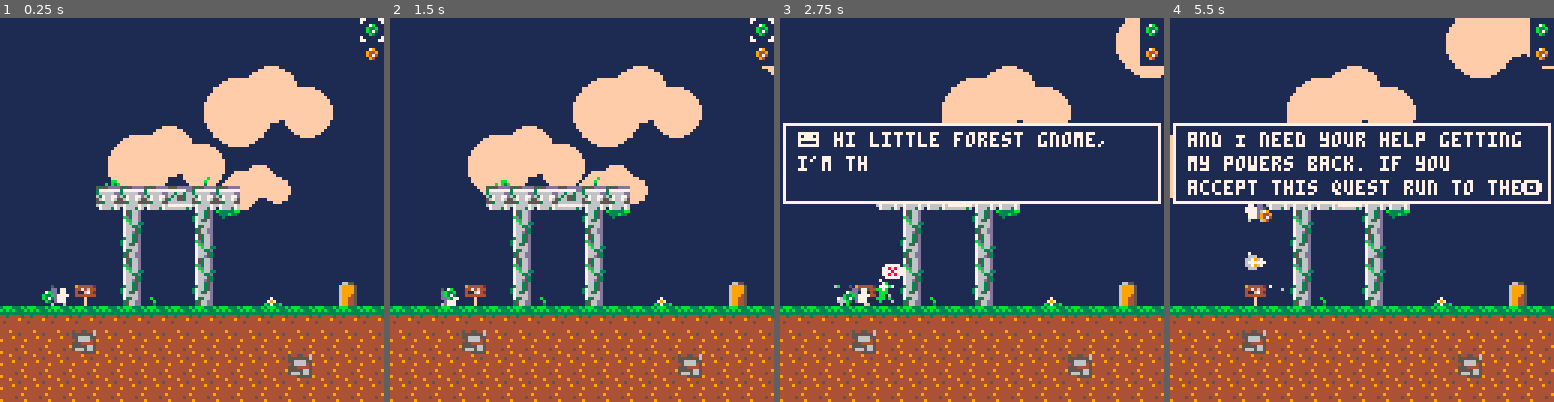
Above: before the commit, frames 1-4 (left to right).
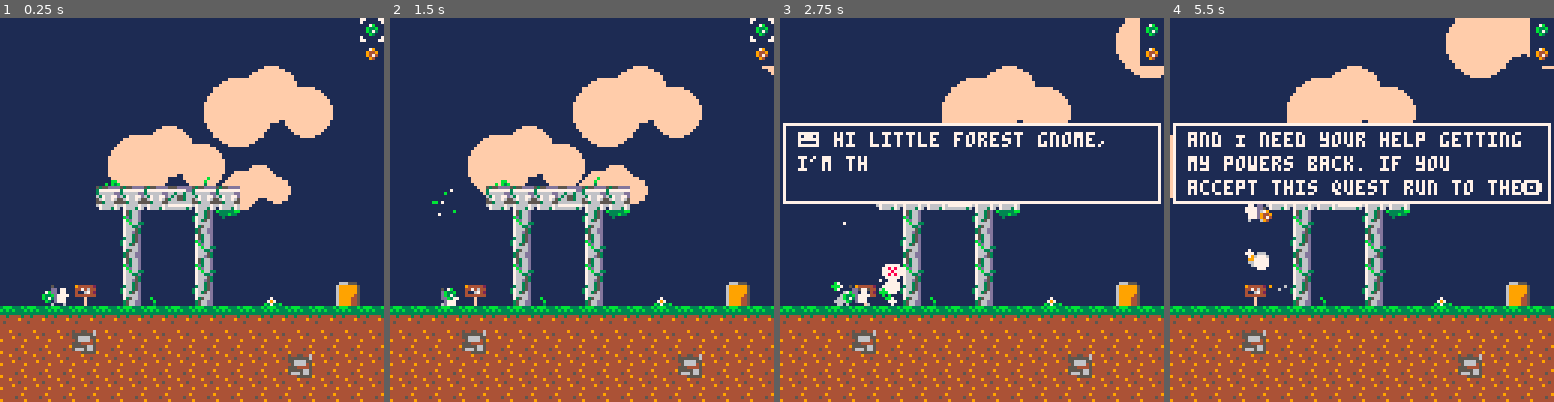
Above: after the commit, the same moments.

Repository: luhdriloh/ever_green
Game: PICO-8 cartridge ever_green.p8
Same seed, same stepped clock (60 frames per second), same inputs: the game is played once before the commit and once after it.
Inputs:
- Up to frame 1 (0.25 s): no input
- Up to frame 2 (1.5 s): tap X (X key) at 0.33, 1.07 s; tap O (Z key) at 0.7 s
- Up to frame 3 (2.75 s): hold Right 1.6-2.1 s; tap O (Z key) at 1.7, 2.1, 2.5 s; tap X (X key) at 1.85 s; hold Up 2.15-2.42 s; hold Right from 2.47 s (still down)
- Up to frame 4 (5.5 s): tap O (Z key) every 0.4 s from 2.9 to 5.3 s; tap X (X key) at 2.97, 4.08, 5.2 s; release Right at 3.03 s; hold Left 3.08-3.58 s; hold Down 3.63-3.97 s; hold Right 4.02-4.68 s; hold Up 4.73-5.03 s; hold Left from 5.08 s (still down)

The runs differ from the first frame. In frame 1, 0.2% of the frame differs, in the area x 87-94%, y 68-75%; in frame 2, 0.3%; in frame 3, 0.5%, in the area x 13-94%, y 53-75%; in frame 4, 0.5%.

Commit message:
add orb animations

Diff:
--- a/clone_orb.lua
+++ b/clone_orb.lua
@@ -1,4 +1,4 @@
-function clone_orb_init(x, y, platforms)
+function clone_orb_init(x, y, platforms, index)
   return {
     x = x * 8,
     y = y * 8,
@@ -6,9 +6,11 @@
     platforms = platforms,
     dy = 0,
     sp = 30,
+    step = 0,
     pointer_sp = 21,
     selected = false,
     placed = false,
+    index = index,
     clone_active = false,
     clone = plinit(),
 
@@ -21,11 +23,14 @@
       elseif not self.placed then
         self.placed = true
         self:set(o.x, o.y)
+        particle_manager:orb_highlights(self, orange)
       elseif self.placed then
         self.placed = false
         self.clone_active = true
         particle_manager:use_orb(self, orange, 1)
         self.clone:level_set(self.x, self.y, nil, self.platforms, true, true)
+        particle_manager:orb_highlights(self, green)
+        self.sp = orange_orb_animstate.idle.start
       end
     end,
 
@@ -36,6 +41,7 @@
 
     update = function(self)
       if self.placed then
+        update_frame(self, orange_orb_animstate.idle)
         apply_gravity_2(self)
       end
 
@@ -69,3 +75,12 @@
     end,
   }
 end
+
+orange_orb_animstate = {
+  idle = {
+    name = "idle",
+    start = 30,
+    last = 31,
+    per_frame = 10,
+  },
+}
--- a/ever_green.p8
+++ b/ever_green.p8
@@ -19,21 +19,21 @@
 #include clouds.lua
 #include grass.lua
 __gfx__
-00000000000000000000000000000000000000050000000000000000444449335355dddd555ddddd000000000066550000000000000000000000000011111111
-00000000000000050000000505775dd505775dd000000005000000054444449b37777777777777dd0944444206999950000000000000000000bbbb0011111111
-0000000005775dd005775dd001771dd001771dd005775dd005775dd04444443b366666dd663663660447464406999950000000000007b0000b77bbb011111111
-0000000001771dd001771dd007777dd007777dd001771dd001771dd0444444b36376677d6365536604116742069999500000000000b33b000b7733b011111111
-0000000007777dd007777dd000777d0000777d0007777dd007777dd044444333567667653665536604444444069994500000000000b373000bb333b011111111
-0000000000777d0000777d0006777d0000777d0600777d0000777d004444443355366655666666660000f0000699445000000000000b30000bb3373011111111
-0000000000767d0000677d00000000060600000000777d0600777d6044944b3367666676777777770000f00006994450000000000000000000bbb30011111111
-000000000000600000000060000000000000000006000000000600004444433317666376666666360000f0000699445000000000000000000000000011111111
+00000000000000000000000000000000000000050000000000000000444449335355dddd555ddddd000000000666555000000000000000000000000011111111
+00000000000000050000000505775dd505775dd000000005000000054444449b37777777777777dd094444426999999500000000000000000000000011111111
+0000000005775dd005775dd001771dd001771dd005775dd005775dd04444443b366666dd663663660447464469999995000000000007b0000000000011111111
+0000000001771dd001771dd007777dd007777dd001771dd001771dd0444444b36376677d6365536604116742699999950000000000b33b000007b00011111111
+0000000007777dd007777dd000777d0000777d0007777dd007777dd044444333567667653665536604444444699999450000000000b3730000b33b0011111111
+0000000000777d0000777d0006777d0000777d0600777d0000777d004444443355366655666666660000f0006999944500000000000b300000b3730011111111
+0000000000767d0000677d00000000060600000000777d0600777d6044944b3367666676777777770000f000699994450000000000000000000b300011111111
+000000000000600000000060000000000000000006000000000600004444433317666376666666360000f0006999944500000000000000000000000011111111
 000000000000000000000000050050000000000007777770075366d03334444456777765d6666667000000000000000000000000770000770000000000000000
-00000050000000000000000001771dd00000005000777700075366d033b44944651155565d666676000000000000000000000000700000070000000000999900
-01771dd0000000500000000007777dd501771dd0000770000bd366d03344444465dd515655dddd66007777700500000005099000000000000007900009779990
-01771dd001771dd00000000007777d6005775dd60000000007bd66d03334444461dd151655dddd66077878770029d0000029d000000000000094490009774490
-07777dd001771dd00000000500777d0007777dd000000000076b66333b4444446151151655dddd66077787770009900000000000000000000094740009944490
-00777d0007777dd057775ddd00777d0000777d0000000000076633d0b3444444615dd15655dddd66077878770000000000000000000000000009400009944740
-00777d0000777d0017771ddd0060006006777d060000000007666530b944444465551156511111d6007777700000000000000000700000070000000000999400
+00000050000000000000000001771dd00000005000777700075366d033b44944651155565d666676000000000000000000000000700000070000000000000000
+01771dd0000000500000000007777dd501771dd0000770000bd366d03344444465dd515655dddd66007777700500000005099000000000000007900000000000
+01771dd001771dd00000000007777d6005775dd60000000007bd66d03334444461dd151655dddd66077878770029d0000029d000000000000094490000079000
+07777dd001771dd00000000500777d0007777dd000000000076b66333b4444446151151655dddd66077787770009900000000000000000000094740000944900
+00777d0007777dd057775ddd00777d0000777d0000000000076633d0b3444444615dd15655dddd66077878770000000000000000000000000009400000947400
+00777d0000777d0017771ddd0060006006777d060000000007666530b944444465551156511111d6007777700000000000000000700000070000000000094000
 0060006000777d6077777d6d0000000000000000000000000766d5303394444416666661d111111d700000000000000000000000770000770000000000000000
 0000000000000000d6666665d6666665d6666665d6666665076635d00b3b33333bbb333b3bbb3330b33333bb00bb333000000000000000000000bb3333b30000
 000000000000000051171116511771165111711651171116036635d003b3b333b3b3b333b3b3bb300333b330b3b3b33300000000000000000bbbbbbbbbbbb300
@@ -84,7 +84,7 @@
 5999999d5997799d5999999d5997799d000000000000000044444544000000454544444445000000000000000000000000000000000000000000000000777700
 1555555d1555555d1555555d1555555d000000000000000044444544000045444444444444450000000000000000000000000000000000000000000000000000
 __gff__
-008080808080800101014006004002108080800080000101000100000000400202021b0b03130101010102010202020204441d0d0515200101020202020202021414141400100800000000000002020200000000001008101010000000000000000000000010101010100000000000001b1b1b1b000010101010000000000000
+008080808080800101014006004000108080800080000101000100000000400002021b0b03130101010102010202020204441d0d0515200101020202020202021414141400100800000000000002020200000000001008101010000000000000000000000010101010100000000000001b1b1b1b000010101010000000000000
 0000000000000000000000000000000000000000000000000000000000000000000000000000000000000000000000000000000000000000000000000000000000000000000000000000000000000000000000000000000000000000000000000000000000000000000000000000000000000000000000000000000000000000
 __map__
 0000000000000000000000000000000f0000000000000000000000000000000f0000000000000000000000000000000f0000000000000000000000000000000f0000000000000000000000000000000f0000000000000000000000000000000f0000000000000000000000000000000f3737373737373737373737373737370f
--- a/finish_door.lua
+++ b/finish_door.lua
@@ -11,6 +11,7 @@
     level_set = function(self, x, y)
       self.x = x * 8
       self.y = y * 8
+      -- particle_manager:set_door(self)
     end,
 
     update = function(self)
--- a/level_manager.lua
+++ b/level_manager.lua
@@ -105,15 +105,18 @@
       self.grass = {}
 
       local level_data = level_start_state[self.level]
+      local count = 1
 
       for i=1, level_data.teleport_orbs do
-        local new_orb = teleport_orb_init(0, 0, self.platforms)
+        local new_orb = teleport_orb_init(0, 0, self.platforms, count)
+        count += 1
         add(self.orbs, new_orb)
       end
 
       local players = { self.player }
       for i=1, level_data.clone_orbs do
-        local new_orb = clone_orb_init(0, 0, self.platforms)
+        local new_orb = clone_orb_init(0, 0, self.platforms, count)
+        count += 1
         add(players, new_orb.clone)
         add(self.orbs, new_orb)
       end
--- a/particle_manager.lua
+++ b/particle_manager.lua
@@ -3,28 +3,39 @@
     land_emitters = {},
     star_emitters = {},
     orb_emitters = {},
+    orb_highlight_emitters = {},
+    door_emitters = {},
+    door = nil,
 
     init = function(self)
       self:create_orb_emitters()
+      self:create_orb_highlight_emitters()
+      -- self:create_door_emitters()
     end,
 
     update = function(self)
       -- update time for ps particle library
       update_time()
       for e in all(self.land_emitters) do
-
         ps_set_pos(e.emitter, e.player.x+4, e.player.y+7)
         e.emitter.update(e.emitter, delta_time)
       end
 
+      for e in all(self.door_emitters) do
+        e.update(e, delta_time)
+      end
+
       foreach(self.star_emitters, function(obj) obj.update(obj, delta_time) end)
       foreach(self.orb_emitters, function(obj) obj.update(obj, delta_time) end)
+      foreach(self.orb_highlight_emitters, function(obj) obj.update(obj, delta_time) end)
     end,
 
     draw = function(self)
       foreach(self.land_emitters, function(obj) obj.emitter:draw() end)
       foreach(self.orb_emitters , function(obj) obj:draw() end)
       foreach(self.star_emitters, function(obj) obj:draw() end)
+      foreach(self.orb_highlight_emitters, function(obj) obj:draw() end)
+      foreach(self.door_emitters, function(obj) obj:draw() end)
     end,
 
     -- set up emitter for when the player lands
@@ -50,6 +61,27 @@
       ps_set_colours(emitter, {7, 6, color})
       ps_set_pos(emitter, o.x+4, o.y+4)
       emitter.start_emit(emitter)
+    end,
+
+    orb_highlights = function(self, orb, color)
+      local emitter = self.orb_highlight_emitters[orb.index]
+
+      ps_set_pos(emitter, orb.x+4, orb.y+4)
+      ps_set_colours(emitter, {7, color})
+
+      if orb.placed then
+        emitter.start_emit(emitter)
+      else
+        emitter.stop_emit(emitter)
+      end
+    end,
+
+    set_door = function(self, o)
+      self.door = o
+      for emitter in all(self.door_emitters) do
+        ps_set_pos(emitter, o.x+4, o.y+3)
+        emitter.start_emit(emitter)
+      end
     end,
 
     stars = function(self)
@@ -79,11 +111,30 @@
       add(self.star_emitters, back)
     end,
 
-    orb_highlights = function(self, orb)
-
+    create_orb_highlight_emitters = function(self)
+      local center = emitter.create(64, 64, .6, 0)
+      ps_set_size(center, 0)
+      ps_set_colours(center, {7, 12})
+      ps_set_rnd_colour(center, true)
+      ps_set_life(center, .4)
+      ps_set_speed(center, 60, -40)
+      center.stop_emit(center)
+      add(self.orb_highlight_emitters, center)
+      local two = center.clone(center)
+      two.stop_emit(two)
+      add(self.orb_highlight_emitters, two)
     end,
 
-    orb_use = function(self, orb)
+    create_door_emitters = function(self)
+      local spinner = emitter.create(64, 84, .4, 0)
+      ps_set_life(spinner, .7)
+      ps_set_speed(spinner, 10)
+      ps_set_colours(spinner, {6, 7, 9})
+      ps_set_size(spinner, 1, 0, 2, 1)
+      ps_set_angle(spinner, 0, 360)
+      ps_set_rnd_colour(spinner, true)
+      ps_set_gravity(spinner, true)
+      add(self.door_emitters, spinner)
     end,
 
     create_orb_emitters = function(self, o)
@@ -113,6 +164,5 @@
       ps_set_burst(land_emitter, true, 20)
       add(self.land_emitters, {player=player, emitter=land_emitter})
     end,
-
   }
 end
--- a/player.lua
+++ b/player.lua
@@ -72,6 +72,9 @@
         self.dy = jump_speed
         self.grounded = false
       end
+
+      -- Check if we've gotten nerfed
+      local hit = check_collision(self, solid_flag)
 
       -- === X PASS ===
       local old_x = self.x
--- a/teleport_orb.lua
+++ b/teleport_orb.lua
@@ -1,4 +1,4 @@
-function teleport_orb_init(x, y, platforms)
+function teleport_orb_init(x, y, platforms, index)
   return {
     x = x * 8,
     y = y * 8,
@@ -6,9 +6,11 @@
     platforms = platforms,
     dy = 0,
     sp = 13,
+    step = 0,
     pointer_sp = 21,
     selected = false,
     placed = false,
+    index = index,
 
     set = function(self, x, y)
       self.placed = true
@@ -19,10 +21,13 @@
     use = function(self, o)
       if not self.placed then
         self:set(o.x, o.y)
+        particle_manager:orb_highlights(self, green)
       elseif self.placed then
         particle_manager:use_orb(o, green, 1)
         particle_manager:use_orb(self, green, 2)
         self:transport(o)
+        particle_manager:orb_highlights(self, green)
+        self.sp = green_orb_animstate.idle.start
       end
     end,
 
@@ -33,7 +38,10 @@
     end,
 
     update = function(self)
-      apply_gravity_2(self)
+      if self.placed then
+        update_frame(self, green_orb_animstate.idle)
+        apply_gravity_2(self)
+      end
     end,
 
     draw = function(self)
@@ -46,3 +54,12 @@
     end,
   }
 end
+
+green_orb_animstate = {
+  idle = {
+    name = "idle",
+    start = 13,
+    last = 14,
+    per_frame = 10,
+  },
+}
--- a/utility.lua
+++ b/utility.lua
@@ -15,6 +15,7 @@
 platform_stop_flag = 5
 dialog_post_flag = 6
 player_flag = 7
+death_flag = 2
 
 -- sprite nums
 grass_sprite = 57
@@ -25,8 +26,6 @@
 player_flag_val = 128
 
 finish_door_flag_val = 6
-blue_button_flag_val = 2
-red_button_flag_val = 4
 
 -- map values
 -- map_x and map_y == TILE SPACE == 1 tile is 8 PIXELS
Empty file removed: spikes.lua
